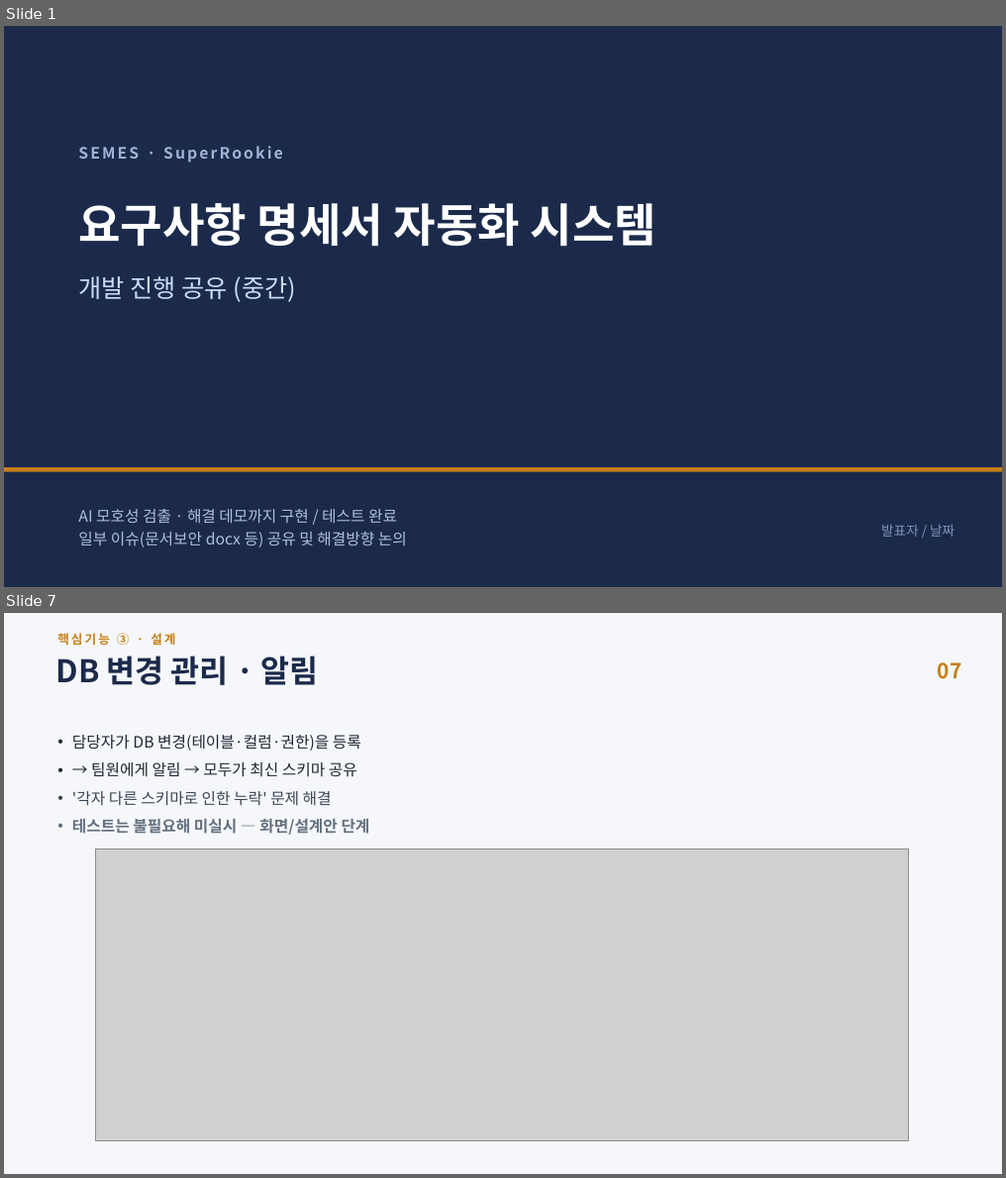
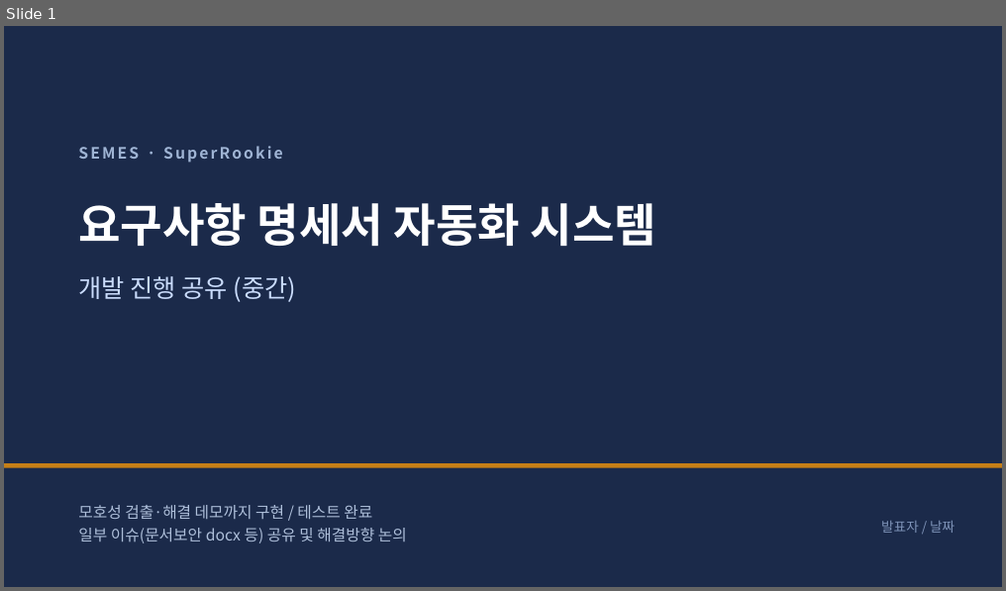
Before and after one commit to jihunhan98/semes-superrookie, a slide deck: docs/진행공유_요구사항자동화.pptx. Shown one above the other, each under a label of ours: slides 1 and 7 before the commit, slide 1 after it; the slides between them are not shown. The pictures are 1006x1178 and 1006x591 pixels, drawn with LibreOffice and Linux fonts; fonts in the diff are those of the drawing; grey boxes stand for pictures. Boxes give left, top, right and bottom in pixels: in the first picture for what was removed or moved away, otherwise in the second. Text is boxed around its words. In the diff, an @@ line names an element or a change of style, - is before the commit and + after.

```diff
--- a/docs/진행공유_요구사항자동화.pptx
+++ b/docs/진행공유_요구사항자동화.pptx
@@ slide 7 removed at box(4, 613, 1002, 1174), background #F5F7FA @@
@@ text removed at box(57, 633, 175, 645) @@
-핵심기능 ③ · 설계
@@ text removed at box(56, 656, 319, 685) @@
-DB 변경 관리 · 알림
@@ text removed at box(938, 663, 962, 679) @@
-07
@@ text removed at box(72, 735, 370, 835) @@
-• 담당자가 DB 변경(테이블·컬럼·권한)을 등록
-• → 팀원에게 알림 → 모두가 최신 스키마 공유
-• '각자 다른 스키마로 인한 누락' 문제 해결
-• 테스트는 불필요해 미실시 — 화면/설계안 단계
@@ picture removed at box(95, 849, 908, 1141) @@
@@ slide 1 changed as well @@
@@ rectangle: place and size @@
-rectangle at box(4, 468, 1002, 472)
+rectangle at box(4, 464, 1002, 469)
@@ text at box(78, 505, 372, 519): text changed @@
-AI 모호성 검출 · 해결 데모까지 구현 / 테스트 완료
+모호성 검출·해결 데모까지 구현 / 테스트 완료
@@ text "발표자 / 날짜": place and size @@
-text "발표자 / 날짜" at box(881, 525, 954, 537)
+text "발표자 / 날짜" at box(881, 521, 954, 533)
```
Also in this commit, not shown: 5 other slides changed, 5 slides added, 3 other slides removed, 3 other files.
